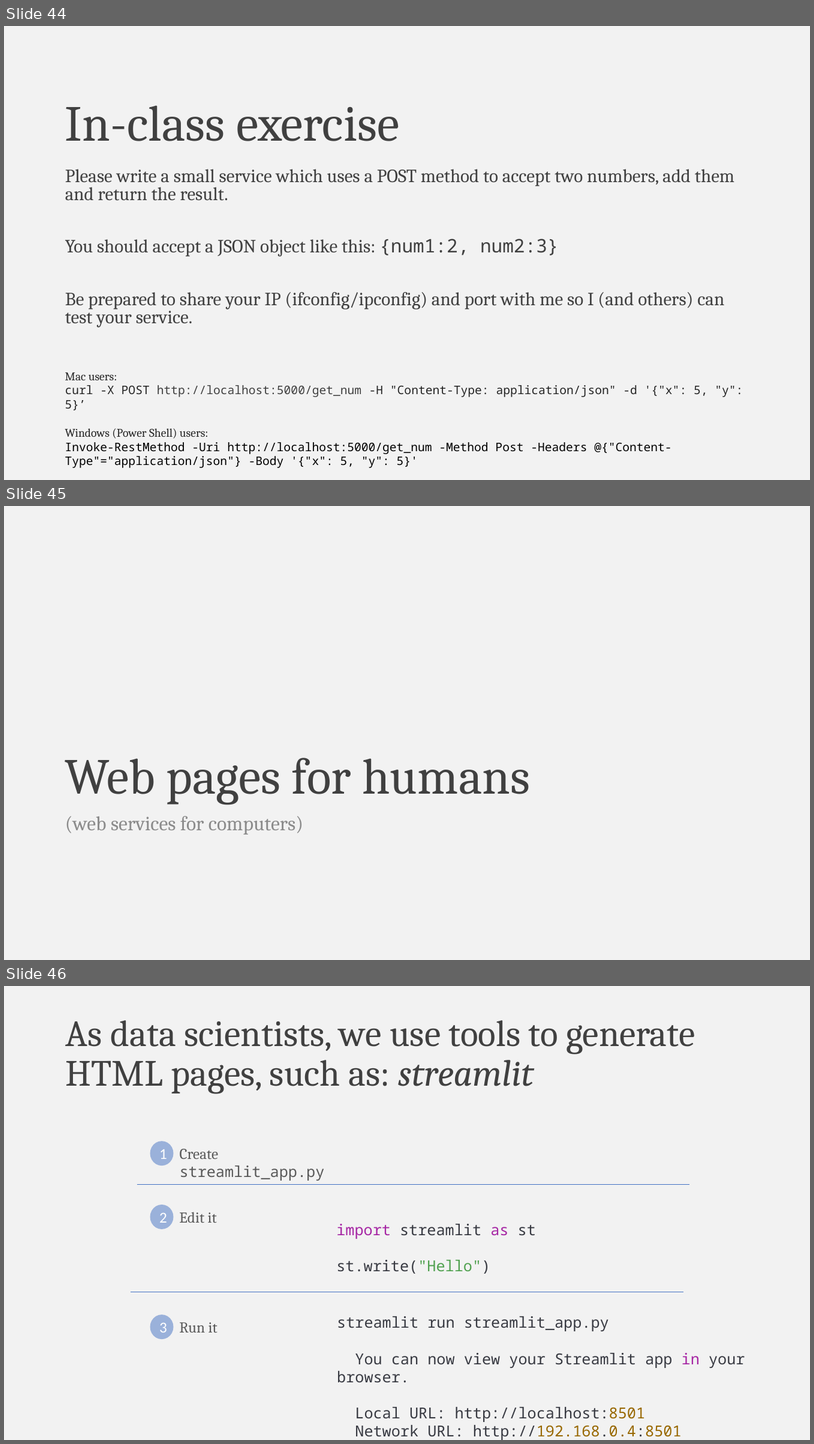
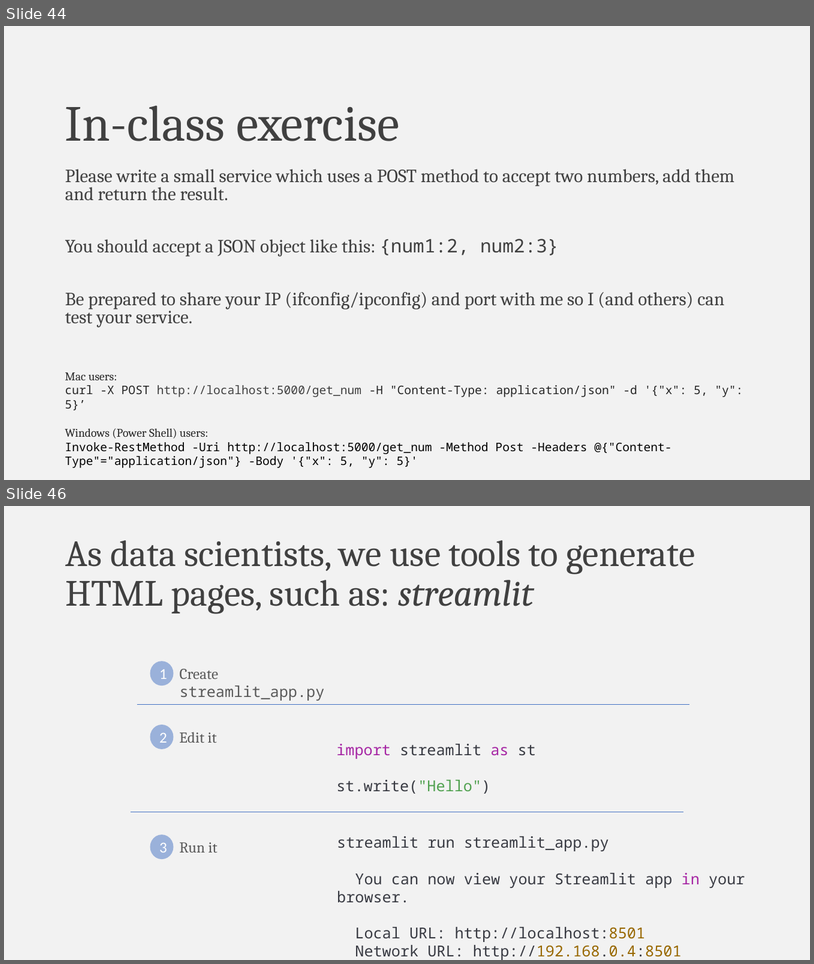
Before and after one commit to falconair/ProgrammingForAnalytics, a slide deck: lectures/075_web_services/The web, under the hood.pptx. Shown one above the other, each under a label of ours: slides 44, 45 and 46 before the commit, slides 44 and 46 after it; the slides between them are not shown. The pictures are 814x1444 and 814x964 pixels, drawn with LibreOffice and Linux fonts; fonts in the diff are those of the drawing. Boxes give left, top, right and bottom in pixels: in the first picture for what was removed or moved away, otherwise in the second. Text is boxed around its words. In the diff, an @@ line names an element or a change of style, - is before the commit and + after.

```diff
--- a/lectures/075_web_services/The web, under the hood.pptx
+++ b/lectures/075_web_services/The web, under the hood.pptx
@@ slide 45 removed at (4, 506, 810, 960), background #F2F2F2 @@
@@ title removed at (65, 757, 530, 804) @@
-Web pages for humans
@@ text removed at (65, 816, 303, 834) @@
-(web services for computers)
```
Also in this commit, not shown: 3 slides changed, 1 slide added, 14 other files.
